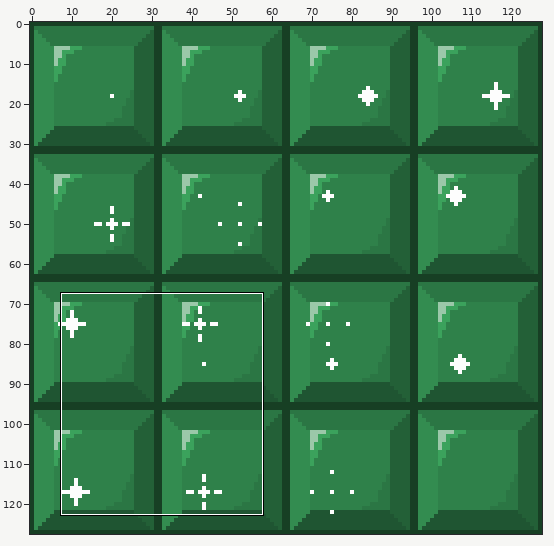
Sprite sheet, stored at Assets/Art/GreenShine.png. Above: a wide view before the commit, with the close-up outlined.
Close-up. Earlier state:
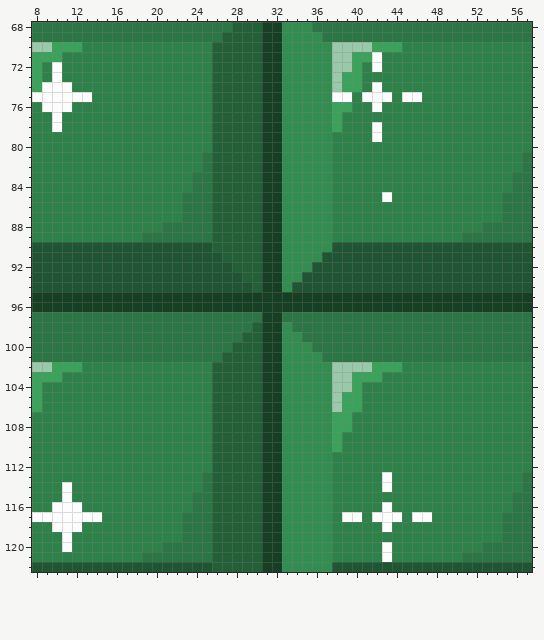
The file is 128x128 pixels. Shown: x 8..57, y 68..122. The commit also changed other parts of the picture, which this record leaves out.
New version:
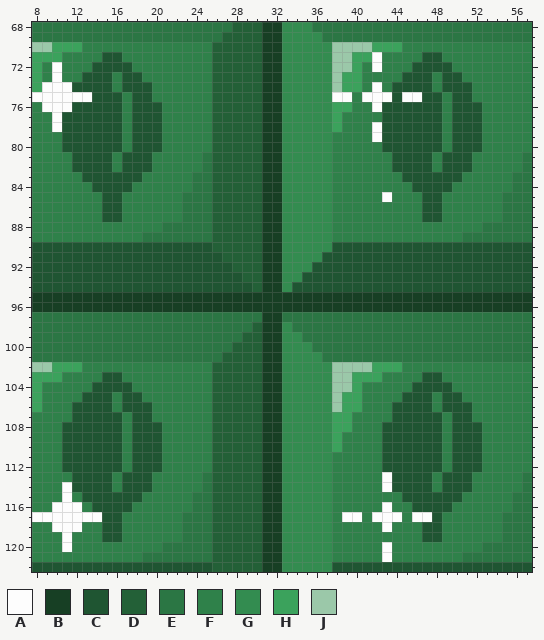
Palette (. is transparent): A #fdfdfd  B #173f24  C #1f5532  D #236037  E #2b7644  F #2f814a  G #338c50  H #3ba25c  J #9bc8a9
Diff:
Changed rows in their new state; - is an unchanged pixel.
first column x 11:
 71 ----CC------------------------------CC----
 72 ---CCCC----------------------------CCCC---
 73 --CCC-CC--------------------------CCC-CC--
 74 -CCCC-CCC------------------------CCCC-CCC-
 75 ---CCC-CC------------------------C--CC-CC-
 76 -CCCCC-CCC----------------------CCCCCC-CCC
 77 CCCCCC-CCC----------------------CCCCCC-CCC
 78 CCCCCC-CCC----------------------CCCCCC-CCC
 79 CCCCCC-CCC----------------------CCCCCC-CCC
 80 CCCCCC-CCC----------------------CCCCCC-CCC
 81 -CCCC-CCC------------------------CCCC-CCC-
 82 -CCCC-CCC------------------------CCCC-CCC-
 83 --CCCCCC--------------------------CCCCCC--
 84 ---CCCC----------------------------CCCC---
 85 ----CC------------------------------CC----
 86 ----CC------------------------------CC----
 87 ----CC------------------------------CC----
first column x 11:
103 ----CC------------------------------CC----
104 ---CCCC----------------------------CCCC---
105 --CCC-CC--------------------------CCC-CC--
106 -CCCC-CCC------------------------CCCC-CCC-
107 -CCCCC-CC------------------------CCCCC-CC-
108 CCCCCC-CCC----------------------CCCCCC-CCC
109 CCCCCC-CCC----------------------CCCCCC-CCC
110 CCCCCC-CCC----------------------CCCCCC-CCC
111 CCCCCC-CCC----------------------CCCCCC-CCC
112 CCCCCC-CCC----------------------CCCCCC-CCC
113 -CCCC-CCC------------------------CCCC-CCC-
114 -CCCC-CCC------------------------CCCC-CCC-
115 --CCCCCC--------------------------CCCCCC--
116 ---CCCC----------------------------CCCC---
117 ----CC-------------------------------C----
118 ----CC------------------------------CC----
119 ----CC------------------------------CC----
Where, in picture pixels (left, top, right, bottom), the same in both close-ups:
changed: (62, 52, 162, 222)
changed: (382, 52, 482, 222)
changed: (62, 372, 162, 542)
changed: (382, 372, 482, 542)
